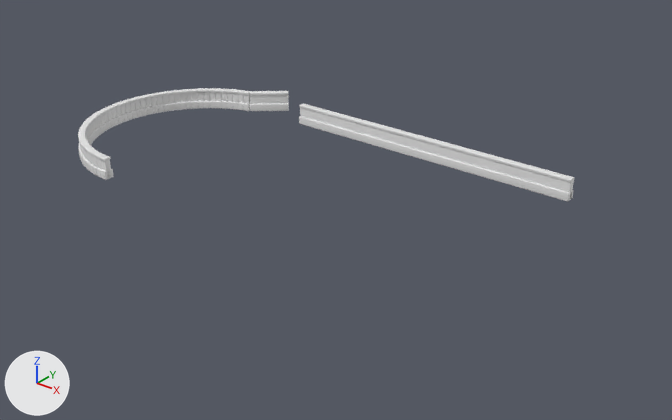
The glTF model web/public/models/pinball/table_walls.glb, before and after one commit.
Both versions are drawn from a camera (50 mm lens) standing at (1.083, -1.293, 0.743) and looking at (0.052, -0.005, -0.056). Lighting does not change. The marker at lower left points along +X, +Y and +Z. The first picture is the older version.

Objects in the first picture: 'DividerBody', 'DividerCap', 'DividerPlinth', 'HeadBody', 'HeadCap', 'HeadPlinth' and 3 more.
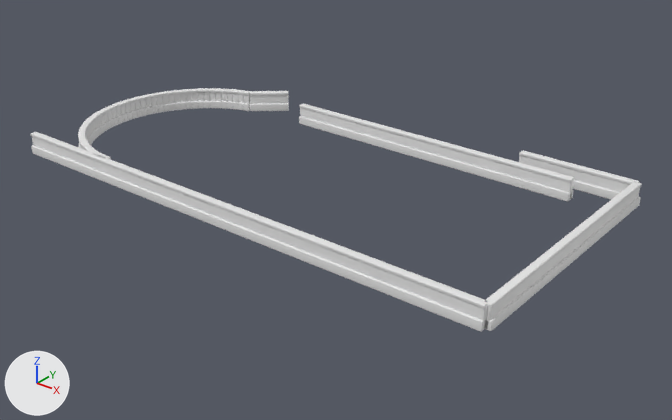
What the commit changed:
Mesh me_cube_007 is new.
It has 152 vertices, 300 faces and spans x 0.53..0.55, y -0.27..0.27, z 0.0..0.018.
Mesh me_cube_009 is new.
It has 152 vertices, 300 faces and spans x 0.532..0.548, y -0.27..0.27, z 0.038..0.044.
Mesh me_cube_008 is new.
It has 152 vertices, 300 faces and spans x 0.534..0.546, y -0.27..0.27, z 0.0..0.042.
Mesh me_cube_001_1 is new.
It has 152 vertices, 300 faces and spans x -0.54..0.54, y -0.28..-0.26, z 0.0..0.018.
Mesh me_cube_003_1 is new.
It has 152 vertices, 300 faces and spans x -0.54..0.54, y -0.278..-0.263, z 0.038..0.044.
Mesh me_cube_002_1 is new.
It has 152 vertices, 300 faces and spans x -0.54..0.54, y -0.276..-0.264, z 0.0..0.042.
Mesh me_cube_004_1 is new.
It has 152 vertices, 300 faces and spans x 0.3..0.54, y 0.26..0.28, z 0.0..0.018.
Mesh me_cube_006_1 is new.
It has 152 vertices, 300 faces and spans x 0.3..0.54, y 0.262..0.278, z 0.038..0.044.
Mesh me_cube_005_1 is new.
It has 152 vertices, 300 faces and spans x 0.3..0.54, y 0.264..0.276, z 0.0..0.042.
Object 'OuterNearPlinth' (ob_outernearplinth) is new; it shows me_cube_007.
Its location is (0.0, 0.0, 0.0).
Object 'OuterNearCap' (ob_outernearcap) is new; it shows me_cube_009.
Its location is (0.0, 0.0, 0.0).
Object 'OuterNearBody' (ob_outernearbody) is new; it shows me_cube_008.
Its location is (0.0, 0.0, 0.0).
Object 'OuterLeftPlinth' (ob_outerleftplinth) is new; it shows me_cube_001_1.
Its location is (0.0, 0.0, 0.0).
Object 'OuterLeftCap' (ob_outerleftcap) is new; it shows me_cube_003_1.
Its location is (0.0, 0.0, 0.0).
Object 'OuterLeftBody' (ob_outerleftbody) is new; it shows me_cube_002_1.
Its location is (0.0, 0.0, 0.0).
Object 'OuterLanePlinth' (ob_outerlaneplinth) is new; it shows me_cube_004_1.
Its location is (0.0, 0.0, 0.0).
Object 'OuterLaneCap' (ob_outerlanecap) is new; it shows me_cube_006_1.
Its location is (0.0, 0.0, 0.0).
Object 'OuterLaneBody' (ob_outerlanebody) is new; it shows me_cube_005_1.
Its location is (0.0, 0.0, 0.0).

Pixel boxes [x1, y1, x2, y2] of what changed, in the pictures (672 x 420 px):
'OuterLeftBody', added: after [32, 136, 487, 328]
'OuterLeftPlinth', added: after [31, 145, 486, 332]
'OuterLeftCap', added: after [31, 132, 487, 308]
'OuterNearCap', added: after [486, 182, 641, 308]
'OuterNearPlinth', added: after [485, 197, 641, 331]
'OuterNearBody', added: after [485, 187, 640, 329]
'OuterLaneBody', added: after [519, 155, 629, 192]
'OuterLaneCap', added: after [519, 150, 639, 185]
'OuterLanePlinth', added: after [573, 180, 620, 199]
